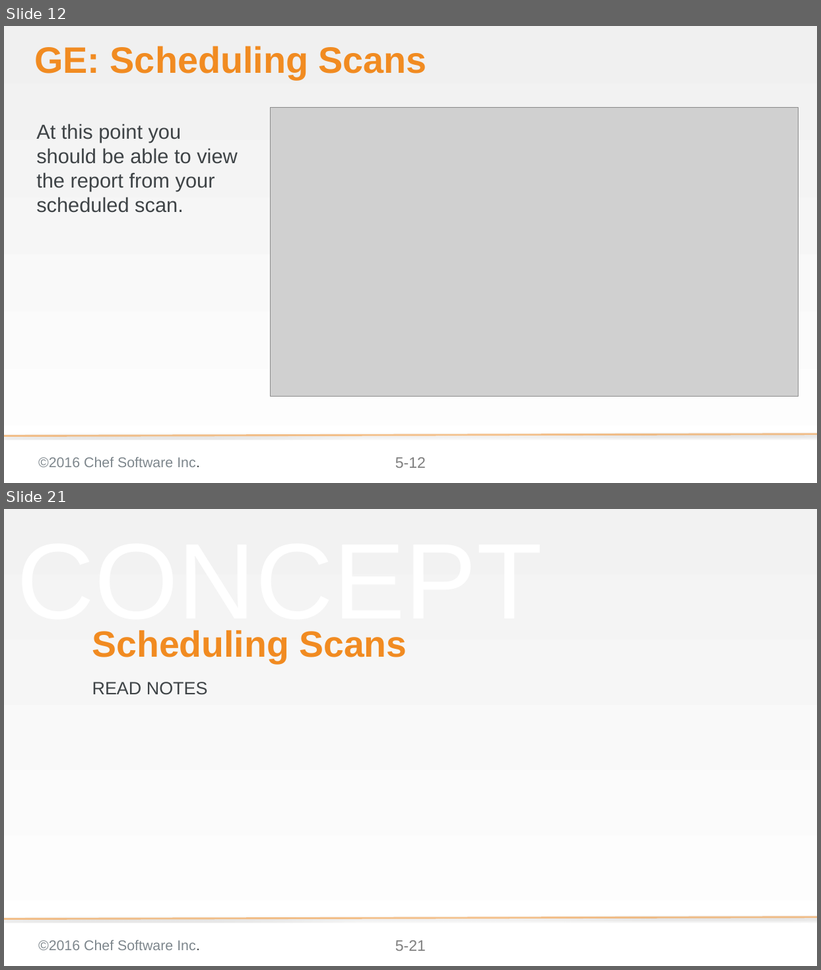
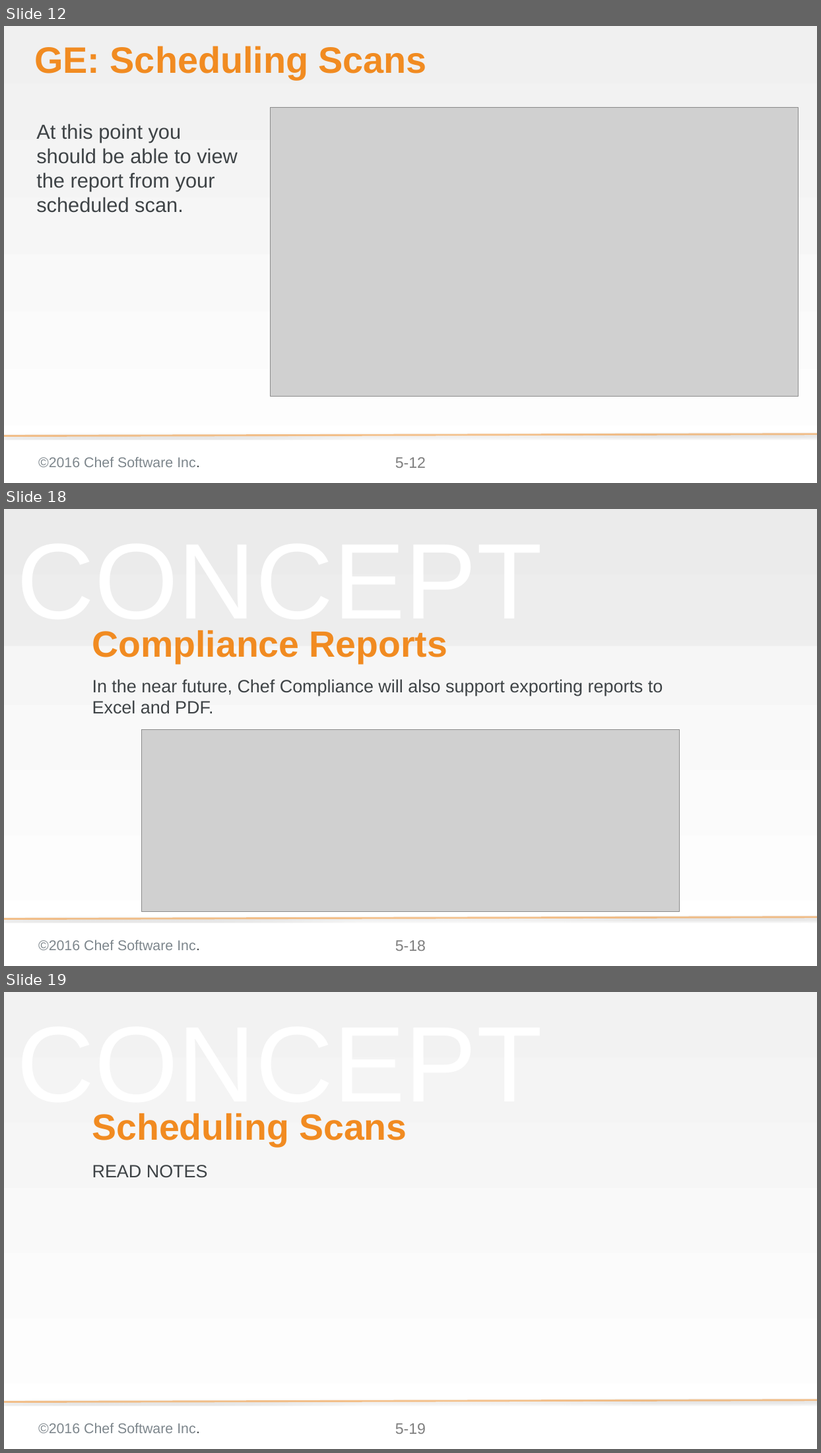
Before and after one commit to bchamby/chef-compliance-installation-configuration-operation, a slide deck: 05-scheduling-scans-reports.pptx. Shown one above the other, each under a label of ours: slides 12 and 21 before the commit, slides 12, 18 and 19 after it; the slides between them are not shown. The pictures are 821x970 and 821x1453 pixels, drawn with LibreOffice and Linux fonts; fonts in the diff are those of the drawing; grey boxes stand for pictures; background and template pictures are left out. Boxes give left, top, right and bottom in pixels: in the first picture for what was removed or moved away, otherwise in the second. Text is boxed around its words. In the diff, an @@ line names an element or a change of style, - is before the commit and + after.

```diff
--- a/05-scheduling-scans-reports.pptx
+++ b/05-scheduling-scans-reports.pptx
@@ slide 18 added at bbox=[4, 509, 817, 966], background gradient #F2F2F2 to #FFFFFF; not listed: 4 template elements that a slide beside it also shows @@
@@ rectangle added at bbox=[4, 509, 817, 646], fill #D9D9D9 at 25% opacity @@
@@ title added at bbox=[92, 630, 448, 663], 57.6 pt, text #F18B21, bold @@
+Compliance Reports
@@ subtitle added at bbox=[92, 679, 663, 714], 28 pt, text #3E4346 @@
+In the near future, Chef Compliance will also support exporting reports to Excel and PDF.
@@ picture added at bbox=[142, 730, 679, 912] @@
@@ what was slide 21 is now slide 19 @@
@@ page number at bbox=[395, 1424, 426, 1434]: text changed @@
-5-21
+5-19
```
Also in this commit, not shown: 5 slides changed, 2 other slides added, 6 slides removed.
